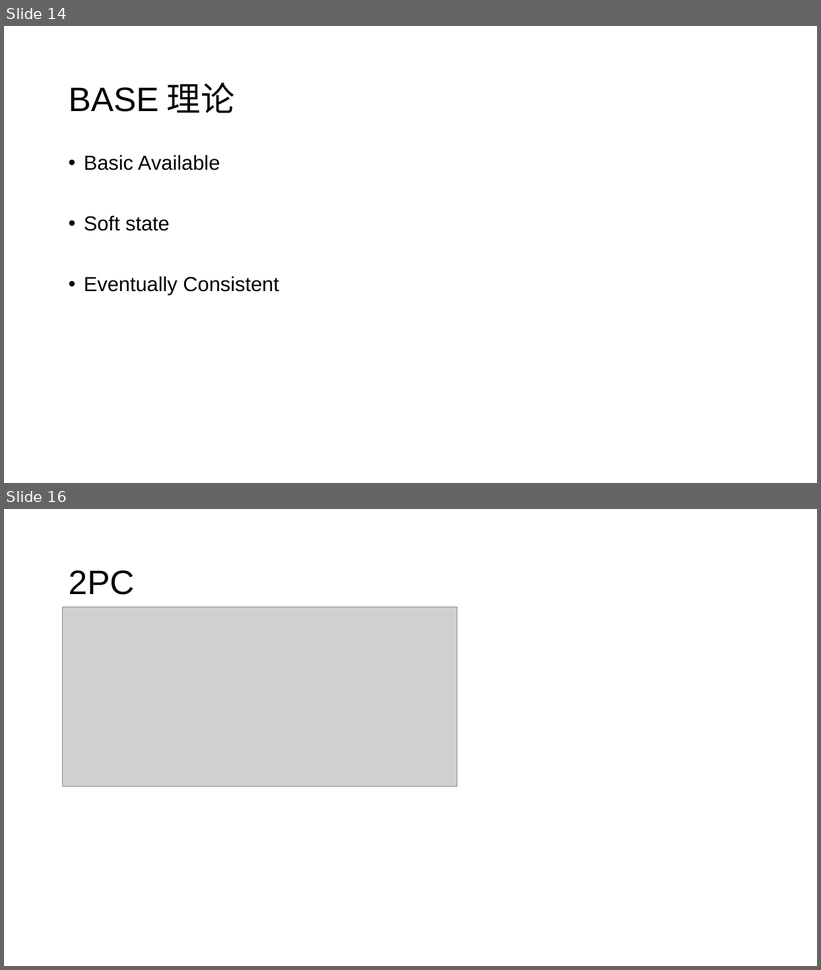
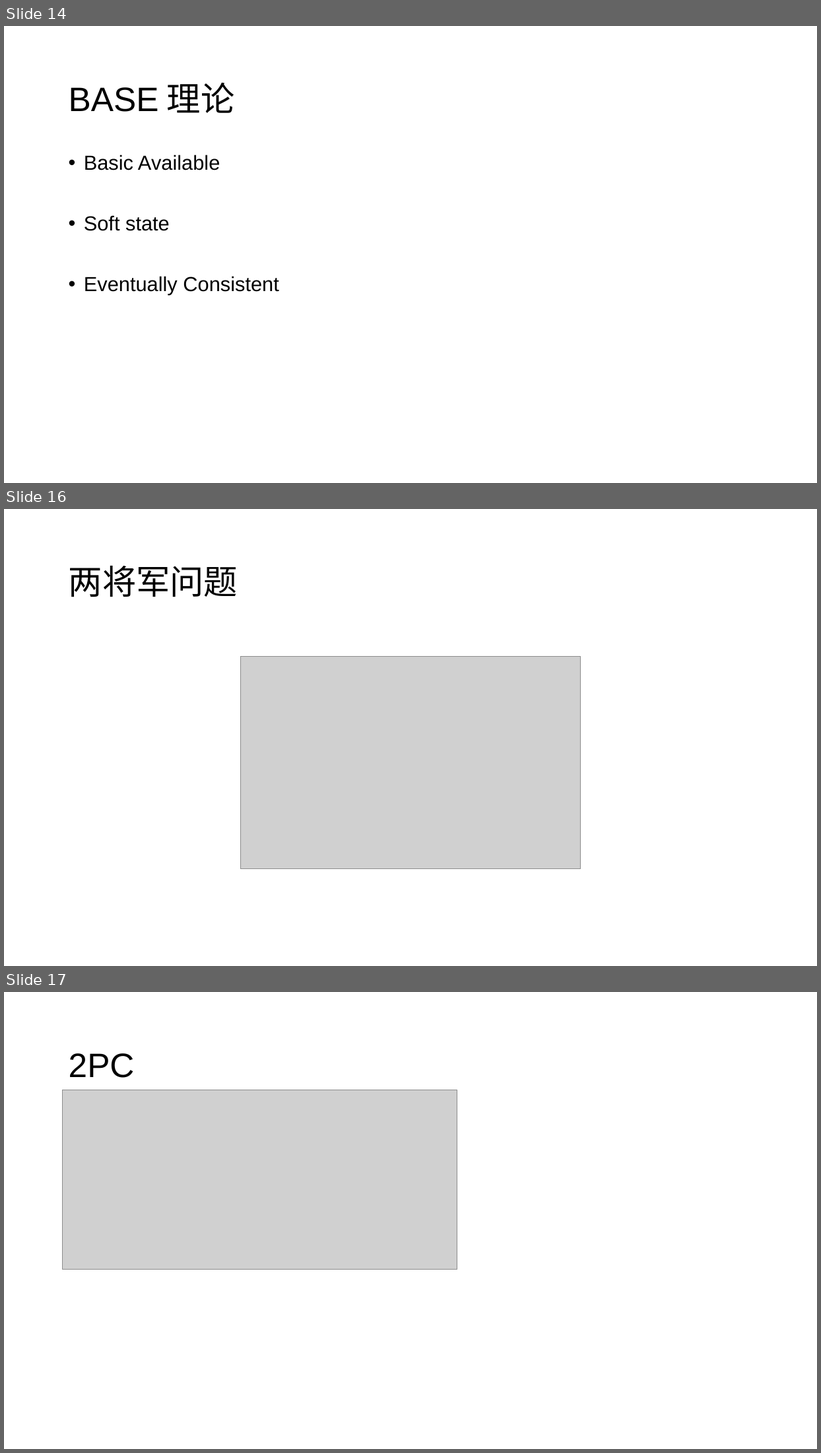
Before and after one commit to jungle0127/springcloudstudy, a slide deck: docs/distributedsystemtransaction.pptx. Shown one above the other, each under a label of ours: slides 14 and 16 before the commit, slides 14, 16 and 17 after it; the slides between them are not shown. The pictures are 821x970 and 821x1453 pixels, drawn with LibreOffice and Linux fonts; fonts in the diff are those of the drawing; grey boxes stand for pictures. Boxes give left, top, right and bottom in pixels: in the first picture for what was removed or moved away, otherwise in the second. Text is boxed around its words. In the diff, an @@ line names an element or a change of style, - is before the commit and + after.

```diff
--- a/docs/distributedsystemtransaction.pptx
+++ b/docs/distributedsystemtransaction.pptx
@@ slide 16 added at box(4, 509, 817, 966), background #FFFFFF @@
@@ title added at box(69, 566, 238, 597), 40 pt, text #000000 @@
+两将军问题
@@ picture added at box(241, 657, 580, 869) @@
@@ what was slide 16 is now slide 17 @@
```
Also in this commit, not shown: 3 slides changed, 1 other file.
